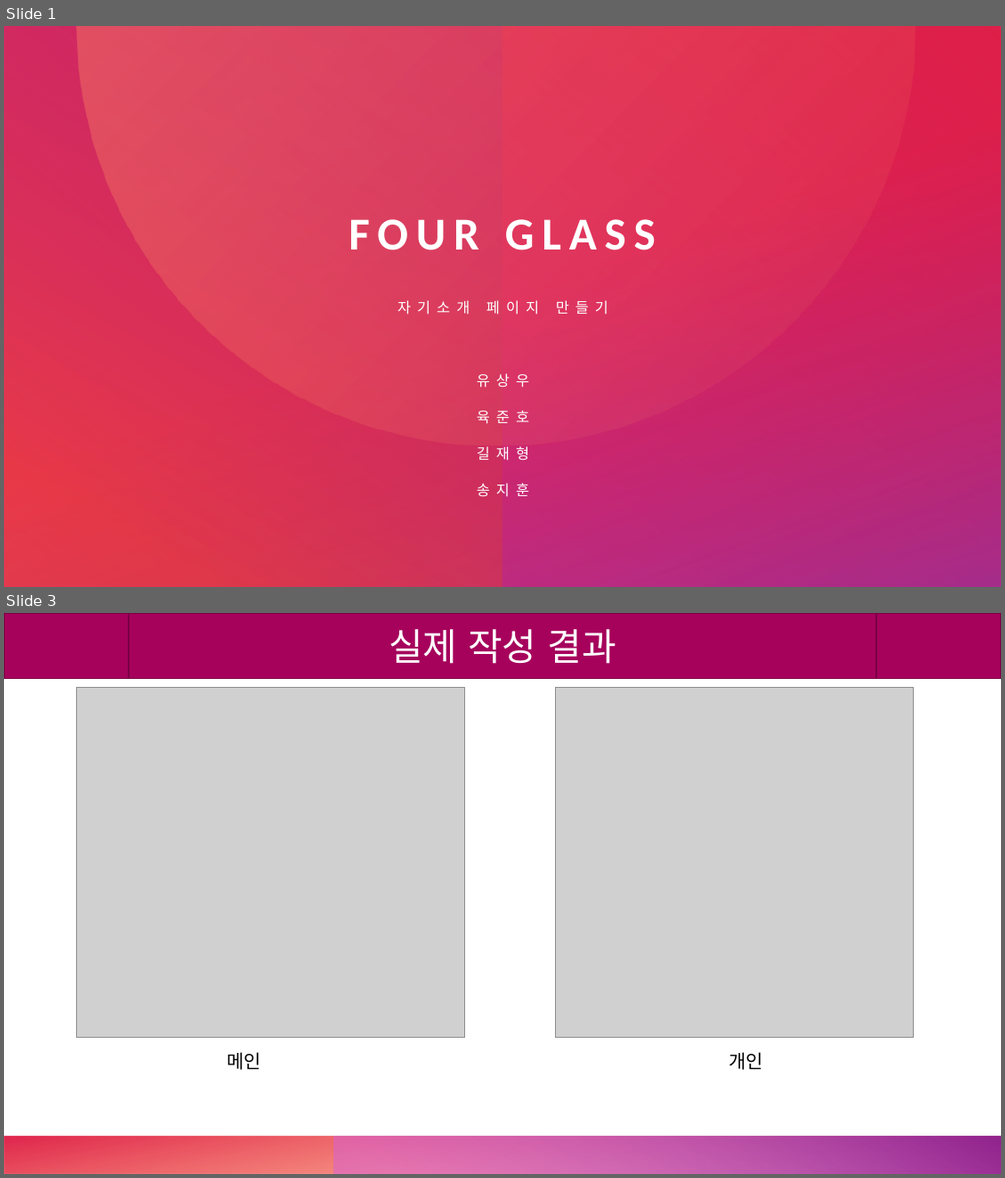
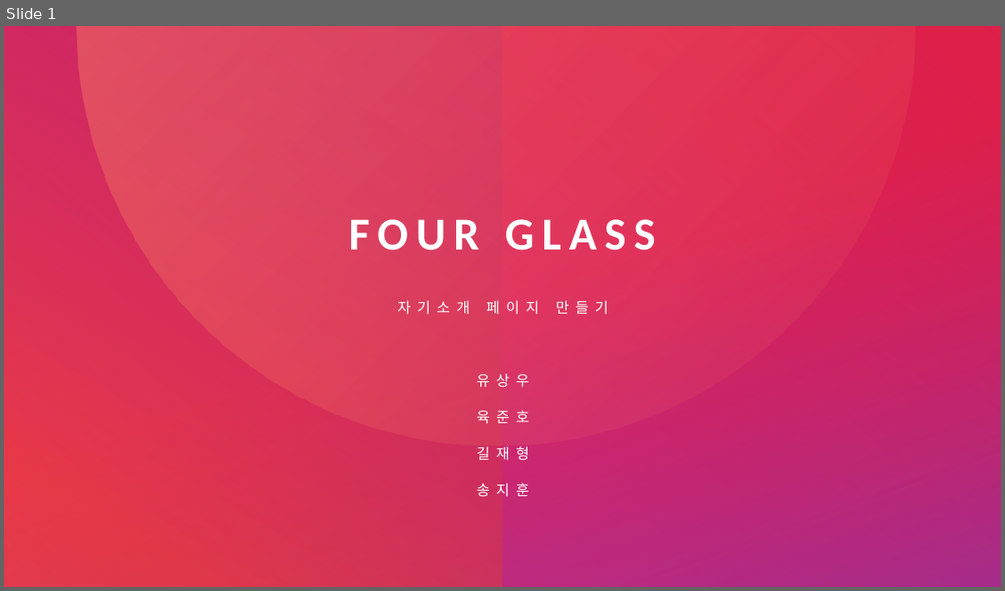
Before and after one commit to Mrgil0/FourGlass, a slide deck: FourGlass/FourGlass.pptx. Shown one above the other, each under a label of ours: slides 1 and 3 before the commit, slide 1 after it; the slides between them are not shown. The pictures are 1005x1178 and 1005x591 pixels, drawn with LibreOffice and Linux fonts; fonts in the diff are those of the drawing; grey boxes stand for pictures. Boxes give left, top, right and bottom in pixels: in the first picture for what was removed or moved away, otherwise in the second. Text is boxed around its words. In the diff, an @@ line names an element or a change of style, - is before the commit and + after.

```diff
--- a/FourGlass/FourGlass.pptx
+++ b/FourGlass/FourGlass.pptx
@@ slide 3 removed at <box>4,613,1001,1174</box>, background #FFFFFF; not listed: 2 template elements that a slide beside it also shows @@
@@ flow chart predefined process removed at <box>4,613,1001,678</box> @@
-실제 작성 결과
@@ picture removed at <box>77,687,465,1037</box> @@
@@ picture removed at <box>555,688,914,1037</box> @@
@@ text removed at <box>226,1052,261,1070</box> @@
-메인
@@ text removed at <box>729,1052,764,1070</box> @@
-개인
```
Also in this commit, not shown: 7 slides changed, 4 slides added.
